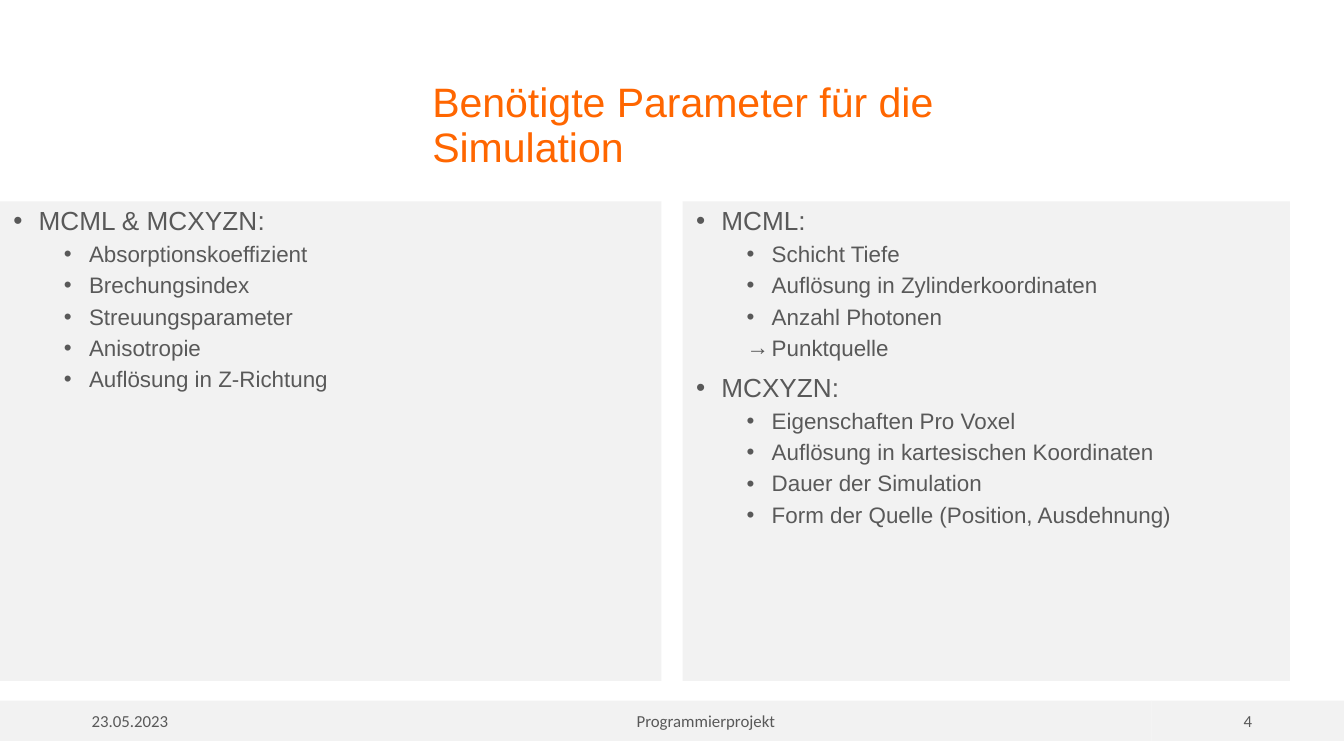
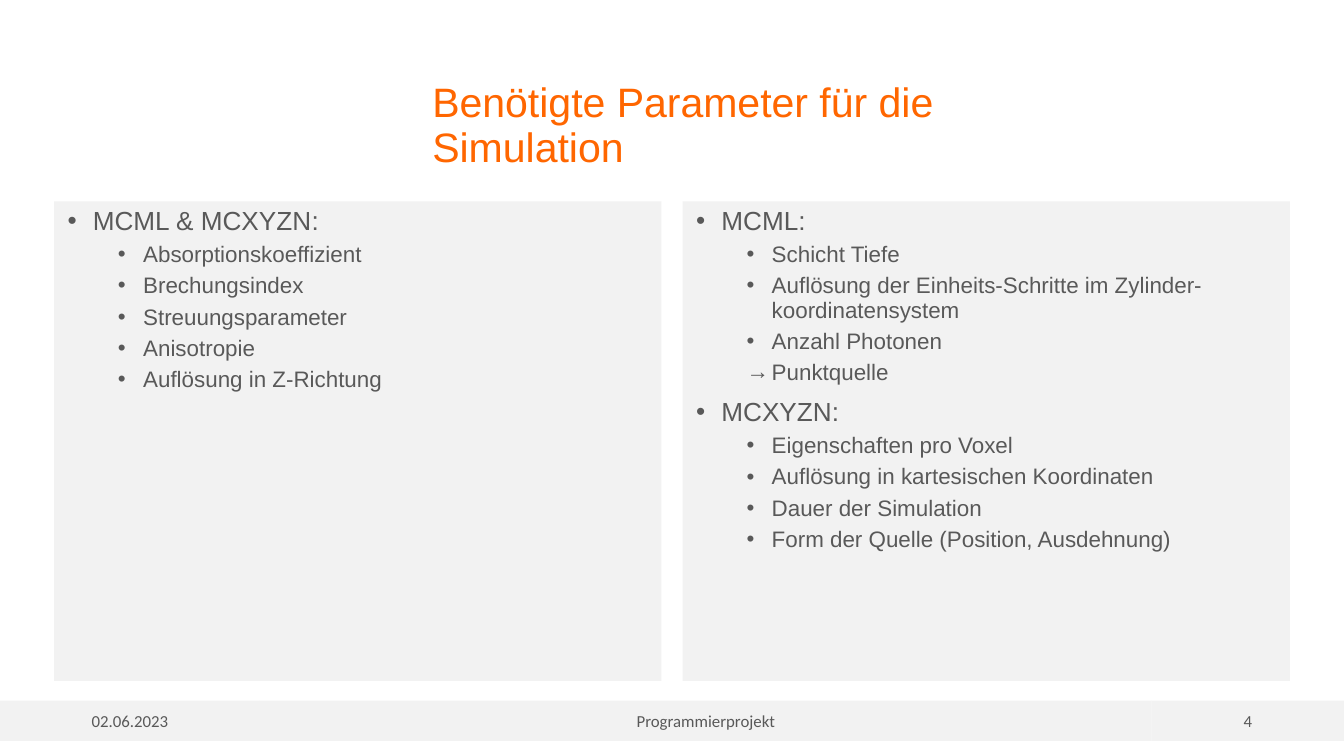
Before and after one commit to vmuelle/mcsim_for_tissue, a slide deck: slide 4 of MC_Tissue.pptx. Drawn at 1344x756 pixels with LibreOffice and Linux fonts; fonts in the diff are those of the drawing; background and template pictures are left out. Boxes give left, top, right and bottom in pixels: in the first picture for what was removed or moved away, otherwise in the second. Text is boxed around its words. In the diff, an @@ line names an element or a change of style, - is before the commit and + after.

```diff
--- a/MC_Tissue.pptx
+++ b/MC_Tissue.pptx
@@ text "MCML & MCXYZN:": place and size @@
-text "MCML & MCXYZN:" at (0,202,661,681)
+text "MCML & MCXYZN:" at (54,202,661,681)
@@ text at (772,277,1202,323): text changed @@
-  • Auflösung in Zylinderkoordinaten
+  • Auflösung der Einheits-Schritte im Zylinder-koordinatensystem
@@ text at (772,437,1013,458): text changed @@
-  • Eigenschaften Pro Voxel
+  • Eigenschaften pro Voxel
@@ text in rectangle at (92,715,169,727): text changed @@
-23.05.2023
+02.06.2023
```
Also in this commit, not shown: 14 other slides changed, 3 slides added, 41 other files.
